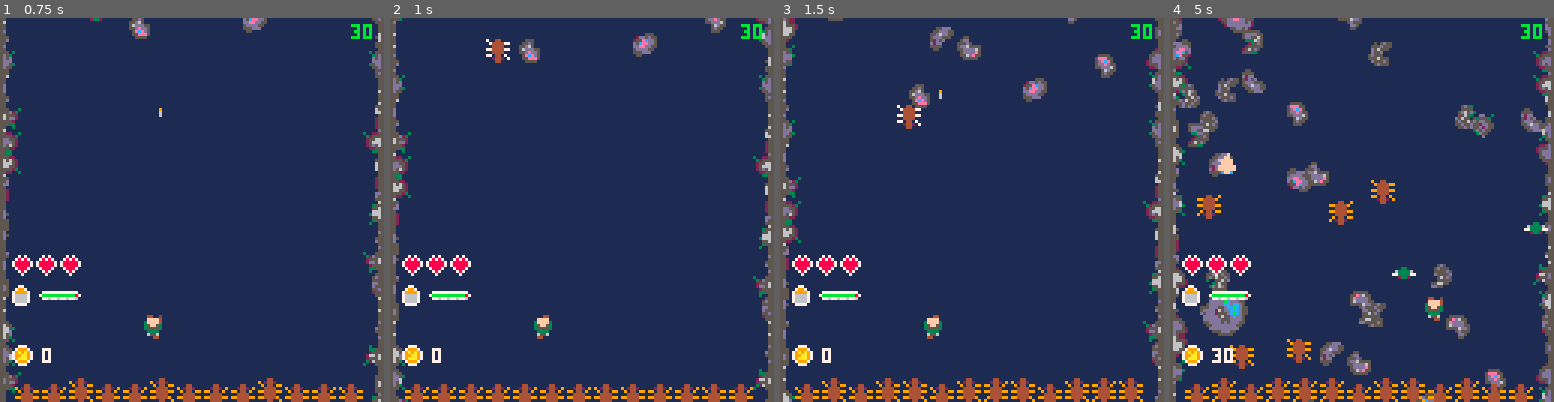
Above: before the commit, frames 1-4 (left to right).
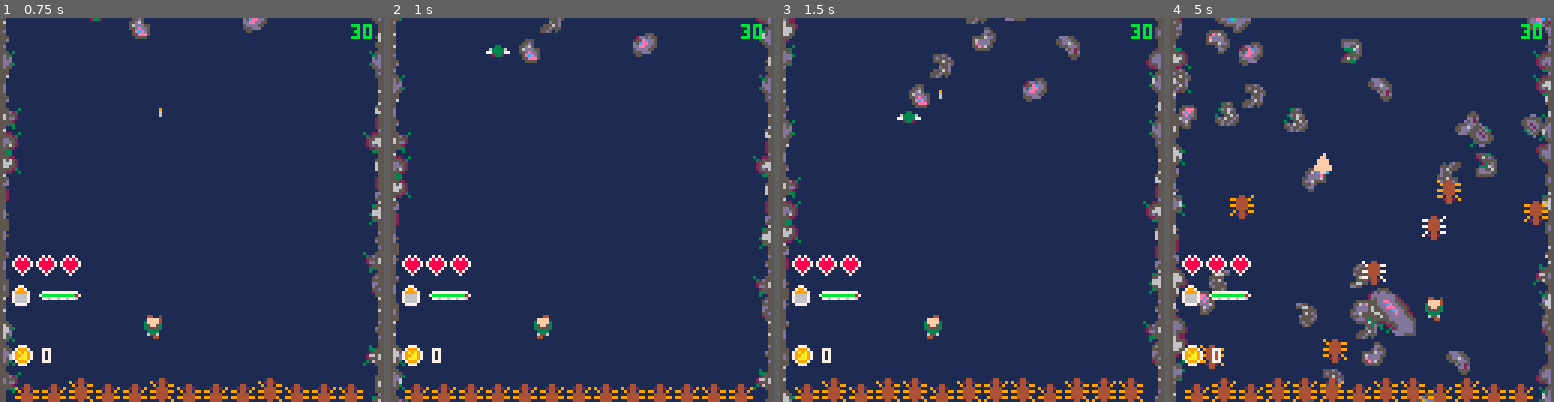
Above: after the commit, the same moments.

Repository: Mister-Oatbread/pico8_drg_game
Game: PICO-8 cartridge drg.p8
Same seed, same stepped clock (60 frames per second), same inputs: the game is played once before the commit and once after it.
Inputs:
- Up to frame 1 (0.75 s): tap X (X key) at 0.33 s; tap O (Z key) at 0.7 s
- Up to frame 2 (1 s): no input
- Up to frame 3 (1.5 s): tap X (X key) at 1.07 s
- Up to frame 4 (5 s): hold Right 1.6-2.1 s; tap O (Z key) every 0.4 s from 1.7 to 4.9 s; tap X (X key) at 1.85, 2.97, 4.08 s; hold Up 2.15-2.42 s; hold Right 2.47-3.03 s; hold Left 3.08-3.58 s; hold Down 3.63-3.97 s; hold Right 4.02-4.68 s; hold Up from 4.73 s (still down)

Frame 1 is identical in both runs. In frame 2, 0.6% of the frame differs, in the area x 25-88%, y 0-12%; in frame 3, 2.0%; in frame 4, 15%, in the area x 0-100%, y 0-98%.

Commit message:
rewrote and fixed mactera

Diff:
--- a/build.lua
+++ b/build.lua
@@ -277,38 +277,39 @@
 }
 end
 function mactera(x,y)
-local frame=1
+local frame=sample_one(1,60)
+local spit_countdown=sample_one(15,30)
 local x=x
 local y=y
 local damaged_since=60
-local wings_open=false
 local health=20
 local alive=true
 local did_spit=false
-local perform_spit=false
+local performing_spit=false
 local creature_damage=0
 local hitbox={x={2,7},y={1,7}}
+local tracked_player=choose_one(players)
 local function update()
-if game_status=="playing" then
-if (player_1.y()-y)<30 and not did_spit then
-perform_spit=true
-end
-if perform_spit then
-if frame==0 then
+if did_spit then
+y+=1
+if frame%2==0 then y+=1 end
+elseif performing_spit then
+if frame%2==0 then x-=sgn(x-tracked_player.x()) end
+spit_countdown-=1
+if spit_countdown==1 then
 did_spit=true
-add_spit("mactera_spit",x,y)
-end
-if did_spit and frame==0 then
-perform_spit=false
+performing_spit=false
+projectiles.spit_spit("mactera_spit",x,y)
 end
 else
 y+=1
-if frame%2==0 then y+=1 end
-end
-if frame%2==0 and not did_spit then x-=sgn(x-player_1.x()) end
+if frame%2==0 then
+y+=1
+x-=sgn(x-tracked_player.x())
+end
+performing_spit=tracked_player.y()-y<30
 end
 damaged_since+=1
-wings_open=frame>8
 frame=frame%16+1
 end
 local function damage(damage_received,player)
@@ -323,7 +324,7 @@
 end
 local function draw()
 local sprite=17
-if wings_open then sprite+=1 end
+if frame>8 then sprite+=1 end
 if damaged_since<15 then pal(3,2) end
 spr(sprite,x,y)
 pal()
@@ -405,11 +406,13 @@
 end
 if not spitting then x_flip=frame>20 end
 damaged_since+=1
-frame=frame%40+1
-if abs(x-player_1.x()-4)<20 and player_1.y()-y<20 then
+if not spitting then frame=frame%40+1 end
+for i=1,#players do
+if abs(x-players[i].x()-4)<20 and players[i].y()-y<20 then
 if not spitting then
-add_spit("praet_spit",x,y+16)
+projectiles.spit_spit("praet_spit",x,y+16)
 spitting=true
+end
 end
 end
 end
@@ -419,14 +422,14 @@
 health-=damage_received
 if health<=0 then
 alive=false
-add_spit("praet_cloud",x,y)
+projectiles.spit_spit("praet_cloud",x,y)
 del(spits,spit)
 player.give_points(100)
 end
 end
 local function draw()
 local sprite=3
-local x_flip=frame%20==0
+local x_flip=frame>20
 if damaged_since<15 then pal(3,2) end
 spr(sprite,x,y,2,2,x_flip,false)
 pal()
@@ -464,7 +467,7 @@
 end
 local function damage(damage_received,player)
 sfx(33)
-was_damaged=true
+damaged_since=0
 health-=damage_received
 if health<=0 then
 alive=false
@@ -473,7 +476,7 @@
 end
 local function draw()
 local sprite=2
-local x_flip=frame%4==0
+local x_flip=frame>4
 if damaged_since<15 then pal(4,2) end
 spr(sprite,x,y,1,1,x_flip,false)
 pal()
@@ -611,7 +614,7 @@
 local creature_box,bullet_box,drills_box
 local creatures_list=creatures.creatures_list
 local bullets=projectiles.bullets_list
-local creature
+local creature,bullet
 if player_1.is_drilling() then
 drills_box=player_1.get_damaging_drills_hitbox()
 else
@@ -620,10 +623,14 @@
 for i=1,creatures_list.size() do
 creature=creatures_list.get(i)
 creature_box=get_hitbox(creature)
-for j=1,bullets.size() do
-bullet_box=projectiles.get_bullet_hitbox(bullets.get(j))
+for j=bullets.size(),1,-1 do
+bullet=bullets.get(j)
+bullet_box=projectiles.get_bullet_hitbox(bullet)
 if are_colliding(bullet_box, creature_box) then
-creature.damage(projectiles.bullet_damage,player_1)
+creature.damage(bullet.damage,player_1)
+if not bullet.piercing then
+bullets.deletei(j)
+end
 end
 end
 if are_colliding(creature_box,drills_box) then
@@ -760,8 +767,11 @@
 }
 end
 function _init()
+coop=false
 player_1=new_player(1,"gunner")
 player_2=new_player(2)
+players={player_1}
+if coop then add(players,player_2) end
 projectiles=new_projectiles()
 resources=new_resources()
 map=new_map()
@@ -774,7 +784,6 @@
 function _update()
 difficulty=2
 game_logic.set_difficulty(2)
-coop=false
 points=0
 game_status="playing"
 performance_monitor.reset_cpu_load()
@@ -1306,6 +1315,7 @@
 local function points_f() return points end
 local function change_role(role) role=role end
 local function give_points(amount) points+=amount end
+local function get_role() return role end
 return {
 x=x_f,
 y=y_f,
@@ -1317,6 +1327,7 @@
 get_hitbox=get_hitbox,
 get_drills_hitbox=get_drills_hitbox,
 get_damaging_drills_hitbox=get_damaging_drills_hitbox,
+get_role=get_role,
 is_drilling=drilling_f,
 is_shooting=shooting_f,
 is_rns=rns_f,
@@ -1335,7 +1346,6 @@
 function new_projectiles()
 local bullets=new_entity_container()
 local spits=new_entity_container()
-local bullet_damage=10
 local function update()
 for i=bullets.size(),1,-1 do
 bullets.get(i).y-=6
@@ -1352,9 +1362,15 @@
 end
 local function fire_bullet(number)
 local player=number==1 and player_1 or player_2
-bullets.add({x=player.x(),y=(player.y())-8,owner=player})
-end
-local function spit(spit_type, x, y)
+bullets.add({
+x=player.x(),
+y=(player.y())-8,
+owner=player,
+damage=player.get_role()=="driller" and 10 or 5,
+piercing=player.get_role()=="driller" and false or true,
+})
+end
+local function new_spit(spit_type,x,y)
 local sprite,speed,size,hitbox,persists,damage
 local x_flip,y_flip=false,false
 local frame=0
@@ -1373,7 +1389,7 @@
 persists=true
 damage=1
 elseif spit_type=="mactera_spit" then
-sprite=31
+sprite=28
 speed=2
 size=1
 hitbox={x={4,4},y={3,7}}
@@ -1441,6 +1457,10 @@
 end
 end
 end
+local function spit_spit(type,x,y)
+local spit=new_spit(type,x,y)
+spits.add(spit)
+end
 function get_bullet_hitbox(bullet)
 return {
 x={bullet.x+6,bullet.x+6},
@@ -1458,11 +1478,11 @@
 update=update,
 draw=draw,
 fire_bullet=fire_bullet,
+spit_spit=spit_spit,
 spits_list=spits,
 bullets_list=bullets,
 get_bullet_hitbox=get_bullet_hitbox,
 get_spit_hitbox=get_spit_hitbox,
-bullet_damage=bullet_damage,
 }
 end
 function spawn_prop()
--- a/drg.p8
+++ b/drg.p8
@@ -3,22 +3,22 @@
 __lua__
 #include build.lua
 __gfx__
-0000000090044000000000000000000000000000000000bbbb00000000bb000b000b00000000000bb00000000c0ccc0c000000000000000000c00c00000cc000
-0000000009444499000000000000000bb000000000000bbbbbb000000bb0000bbb0bbb00000000b0bb00000000ccccc0409490400ae00ea000c00c00000cc000
-007007000044440000033000000000bbbb000000000033bbbb330000bb00bbbb000b00b0000000bbbb00000000ccccc004449400000ee0000cc00cc0000cc000
-000770009944449906333360000000b33b0000000003433333343000b00bbbbbbb0b00b0000000b0bbb0000000ccccc00494440000eee900c1cccc1c00cccc00
-00077000004444007733337700000b3333b030000033443333443300b00bb00bbbbb0b00000000b0b0b000000c0bcb0c044444000e8eeee0ccc1cccc00c1cc00
-00700700990440900023320000033333333300000333344334433330b00bb0000bbbbbbb000000bb0bb00000000bbb00404490900eeebee000cc1c0000cc1c00
-000000000024420900000000000003bbbb30000003333443344333300bbb00bbbb0bb00000000b0b0bbb000000cbbbc0004040000eeeee90000cc000000cc000
-00000000000440000000000000003b3333b330000033344334433300000b0bb00bbb0bbb00000b0bbb0b00000c00b00c0400040000e8ee000000000000000000
-00000000700440000000000000030333333000000003443333433000000bb0bb00bb0b0000000b0bb0bb00000000000000000000000000000000f00000707000
-0000000007444477000000000000033bb3300000003433333334330000bb0bbbbbb00b0000000bb0b0bb0000000000000000000000000000000ff00007878700
-000000000044440000033000000333b33b3300000343332332334300bbbb00000bbbbbb00000b0b0b0bb000000000000000000000000000000ffff0078888870
-0000000077444477006336000000003333003000043300633603430000bbbbbbbbb00b0b0000b0b0b0bb000000000000000000000000000000ffff0078888870
-00000000004444000733337000000023320000000330006006034300000b000b0bbbbb0b0000b0b0b0bb00000000000000000000000000000ffffff007888700
-000000007704407000233200000000033000000000000000000030000b00b00b0b0000b0000bb0b0b00bb0000000000000000000000000900ffffff000787000
-00000000002442070000000000000000000000000000000000000000bb000bbbb000bbb0000b0000b000b00000000000000000000000006000cffc0000070000
-000000000004400000000000000000000000000000000000000000000bbbbbb0bbbb0000000b0000b000b0000000000000000000000000600000000000000000
+0000000090044000700440000000000000000000000000bbbb00000000bb000b000b00000000000bb00000000c0ccc0c000000000000000000c00c00000cc000
+0000000009444499074444770000000bb000000000000bbbbbb000000bb0000bbb0bbb00000000b0bb00000000ccccc0409490400ae00ea000c00c00000cc000
+007007000044440000444400000000bbbb000000000033bbbb330000bb00bbbb000b00b0000000bbbb00000000ccccc004449400000ee0000cc00cc0000cc000
+000770009944449977444477000000b33b0000000003433333343000b00bbbbbbb0b00b0000000b0bbb0000000ccccc00494440000eee900c1cccc1c00cccc00
+00077000004444000044440000000b3333b030000033443333443300b00bb00bbbbb0b00000000b0b0b000000c0bcb0c044444000e8eeee0ccc1cccc00c1cc00
+00700700990440907704407000033333333300000333344334433330b00bb0000bbbbbbb000000bb0bb00000000bbb00404490900eeebee000cc1c0000cc1c00
+000000000024420900244207000003bbbb30000003333443344333300bbb00bbbb0bb00000000b0b0bbb000000cbbbc0004040000eeeee90000cc000000cc000
+00000000000440000004400000003b3333b330000033344334433300000b0bb00bbb0bbb00000b0bbb0b00000c00b00c0400040000e8ee000000000000000000
+00000000000000000000000000030333333000000003443333433000000bb0bb00bb0b0000000b0bb0bb00000000000000000000000000000000f00000707000
+0000000000000000000000000000033bb3300000003433333334330000bb0bbbbbb00b0000000bb0b0bb0000000000000000000000000000000ff00007878700
+000000000003300000033000000333b33b3300000343332332334300bbbb00000bbbbbb00000b0b0b0bb000000000000000000000000000000ffff0078888870
+0000000000633600063333600000003333003000043300633603430000bbbbbbbbb00b0b0000b0b0b0bb000000000000000000000000000000ffff0078888870
+00000000073333707733337700000023320000000330006006034300000b000b0bbbbb0b0000b0b0b0bb00000000000000000000000000000ffffff007888700
+000000000023320000233200000000033000000000000000000030000b00b00b0b0000b0000bb0b0b00bb000000000000000a000000000900ffffff000787000
+00000000000000000000000000000000000000000000000000000000bb000bbbb000bbb0000b0000b000b000000000000000a0000000006000cffc0000070000
+000000000000000000000000000000000000000000000000000000000bbbbbb0bbbb0000000b0000b000b000000000000000a000000000600000000000000000
 00000000004400000009900000d99000099999900000000000000000bbbb00000000000000000000000000000000000000000000077770000077000000077000
 00ffff0000ffff000098890000988900999a99990000000000000000000000000000000000000000000000000000000000000000766337000799700007766700
 03ffff3003ffff300486684004866840999999990000000000000000000000000000000000000033300000000000003330000000073337007999970073367000
--- a/src/creatures/mactera.lua
+++ b/src/creatures/mactera.lua
@@ -1,41 +1,43 @@
 
 
 function mactera(x,y)
-    local frame=1
+    local frame=sample_one(1,60)
+    local spit_countdown=sample_one(15,30)
     local x=x
     local y=y
     local damaged_since=60
-    local wings_open=false
     local health=20
     local alive=true
     local did_spit=false
-    local perform_spit=false
+    local performing_spit=false
     local creature_damage=0
     local hitbox={x={2,7},y={1,7}}
-
-    -- TODO: rework this bozo
+    local tracked_player=choose_one(players)
 
     local function update()
-        if game_status=="playing" then
-            if (player_1.y()-y)<30 and not did_spit then
-                perform_spit=true
+        if did_spit then
+        -- did already spit, fly along
+            y+=1
+            if frame%2==0 then y+=1 end
+        elseif performing_spit then
+        -- currently spitting, perform spit animation
+            if frame%2==0 then x-=sgn(x-tracked_player.x()) end
+            spit_countdown-=1
+            if spit_countdown==1 then
+                did_spit=true
+                performing_spit=false
+                projectiles.spit_spit("mactera_spit",x,y)
             end
-            if perform_spit then
-                if frame==0 then
-                    did_spit=true
-                    add_spit("mactera_spit",x,y)
-                end
-                if did_spit and frame==0 then
-                    perform_spit=false
-                end
-            else
+        else
+        -- currently homing
+            y+=1
+            if frame%2==0 then
                 y+=1
-                if frame%2==0 then y+=1 end
+                x-=sgn(x-tracked_player.x())
             end
-            if frame%2==0 and not did_spit then x-=sgn(x-player_1.x()) end
+            performing_spit=tracked_player.y()-y<30
         end
         damaged_since+=1
-        wings_open=frame>8
         frame=frame%16+1
     end
 
@@ -52,7 +54,8 @@
 
     local function draw()
         local sprite=17
-        if wings_open then sprite+=1 end
+        -- change to wings closed sprite
+        if frame>8 then sprite+=1 end
         if damaged_since<15 then pal(3,2) end
         spr(sprite,x,y)
         pal()
--- a/src/creatures/praetorian.lua
+++ b/src/creatures/praetorian.lua
@@ -19,11 +19,14 @@
         end
         if not spitting then x_flip=frame>20 end
         damaged_since+=1
-        frame=frame%40+1
-        if abs(x-player_1.x()-4)<20 and player_1.y()-y<20 then
-            if not spitting then
-                add_spit("praet_spit",x,y+16)
-                spitting=true
+        if not spitting then frame=frame%40+1 end
+
+        for i=1,#players do
+            if abs(x-players[i].x()-4)<20 and players[i].y()-y<20 then
+                if not spitting then
+                    projectiles.spit_spit("praet_spit",x,y+16)
+                    spitting=true
+                end
             end
         end
     end
@@ -34,7 +37,7 @@
         health-=damage_received
         if health<=0 then
             alive=false
-            add_spit("praet_cloud",x,y)
+            projectiles.spit_spit("praet_cloud",x,y)
             del(spits,spit)
             player.give_points(100)
         end
@@ -42,7 +45,7 @@
 
     local function draw()
         local sprite=3
-        local x_flip=frame%20==0
+        local x_flip=frame>20
         if damaged_since<15 then pal(3,2) end
         spr(sprite,x,y,2,2,x_flip,false)
         pal()
--- a/src/creatures/slasher.lua
+++ b/src/creatures/slasher.lua
@@ -21,7 +21,7 @@
 
     local function damage(damage_received,player)
         sfx(33)
-        was_damaged=true
+        damaged_since=0
         health-=damage_received
         if health<=0 then
             alive=false
@@ -31,7 +31,7 @@
 
     local function draw()
         local sprite=2
-        local x_flip=frame%4==0
+        local x_flip=frame>4
         if damaged_since<15 then pal(4,2) end
         spr(sprite,x,y,1,1,x_flip,false)
         pal()
--- a/src/game_logic.lua
+++ b/src/game_logic.lua
@@ -94,7 +94,7 @@
         local creature_box,bullet_box,drills_box
         local creatures_list=creatures.creatures_list
         local bullets=projectiles.bullets_list
-        local creature
+        local creature,bullet
 
         -- get drills hitbox if player is drilling, else assign meaningless
         -- hitbox that can never collide
@@ -107,10 +107,14 @@
         for i=1,creatures_list.size() do
             creature=creatures_list.get(i)
             creature_box=get_hitbox(creature)
-            for j=1,bullets.size() do
-                bullet_box=projectiles.get_bullet_hitbox(bullets.get(j))
+            for j=bullets.size(),1,-1 do
+                bullet=bullets.get(j)
+                bullet_box=projectiles.get_bullet_hitbox(bullet)
                 if are_colliding(bullet_box, creature_box) then
-                    creature.damage(projectiles.bullet_damage,player_1)
+                    creature.damage(bullet.damage,player_1)
+                    if not bullet.piercing then
+                        bullets.deletei(j)
+                    end
                 end
             end
             if are_colliding(creature_box,drills_box) then
--- a/src/main.lua
+++ b/src/main.lua
@@ -6,8 +6,12 @@
     -- music(1)
     -- hacky stuff end
 
+    coop=false
+
     player_1=new_player(1,"gunner")
     player_2=new_player(2)
+    players={player_1}
+    if coop then add(players,player_2) end
     projectiles=new_projectiles()
     resources=new_resources()
     map=new_map()
@@ -24,7 +28,6 @@
     -- hacky stuff start
     difficulty=2
     game_logic.set_difficulty(2)
-    coop=false
     points=0
     game_status="playing"
     -- hacky stuff end
--- a/src/player.lua
+++ b/src/player.lua
@@ -352,6 +352,7 @@
     local function points_f() return points end
     local function change_role(role) role=role end
     local function give_points(amount) points+=amount end
+    local function get_role() return role end
 
     return {
         x=x_f,
@@ -364,6 +365,7 @@
         get_hitbox=get_hitbox,
         get_drills_hitbox=get_drills_hitbox,
         get_damaging_drills_hitbox=get_damaging_drills_hitbox,
+        get_role=get_role,
         is_drilling=drilling_f,
         is_shooting=shooting_f,
         is_rns=rns_f,
--- a/src/projectiles.lua
+++ b/src/projectiles.lua
@@ -4,7 +4,6 @@
 function new_projectiles()
     local bullets=new_entity_container()
     local spits=new_entity_container()
-    local bullet_damage=10
 
     local function update()
         for i=bullets.size(),1,-1 do
@@ -24,12 +23,18 @@
     -- sends a bullet out from the current location of the player
     local function fire_bullet(number)
         local player=number==1 and player_1 or player_2
-        bullets.add({x=player.x(),y=(player.y())-8,owner=player})
+        bullets.add({
+            x=player.x(),
+            y=(player.y())-8,
+            owner=player,
+            damage=player.get_role()=="driller" and 10 or 5,
+            piercing=player.get_role()=="driller" and false or true,
+        })
     end
 
     -- fires a general spit from a creature, which gets constructed differently
     -- depending on the type argument
-    local function spit(spit_type, x, y)
+    local function new_spit(spit_type,x,y)
         local sprite,speed,size,hitbox,persists,damage
         local x_flip,y_flip=false,false
         local frame=0
@@ -49,7 +54,7 @@
             persists=true
             damage=1
         elseif spit_type=="mactera_spit" then
-            sprite=31
+            sprite=28
             speed=2
             size=1
             hitbox={x={4,4},y={3,7}}
@@ -134,6 +139,12 @@
         end
     end
 
+    local function spit_spit(type,x,y)
+        local spit=new_spit(type,x,y)
+        spits.add(spit)
+    end
+
+
     -- takes in bullet and returns hitbox ready to be processed by are_colliding()
     function get_bullet_hitbox(bullet)
         return {
@@ -155,10 +166,10 @@
         update=update,
         draw=draw,
         fire_bullet=fire_bullet,
+        spit_spit=spit_spit,
         spits_list=spits,
         bullets_list=bullets,
         get_bullet_hitbox=get_bullet_hitbox,
         get_spit_hitbox=get_spit_hitbox,
-        bullet_damage=bullet_damage,
     }
 end
Not shown, changed: the sound effects (__sfx__) section of drg.p8
